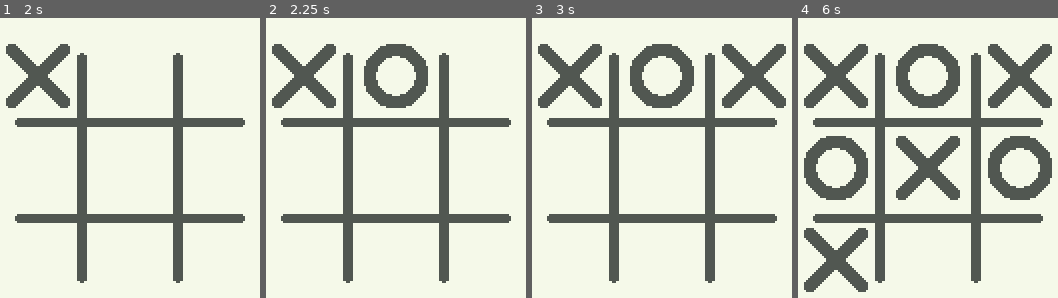
Above: before the commit, frames 1-4 (left to right).
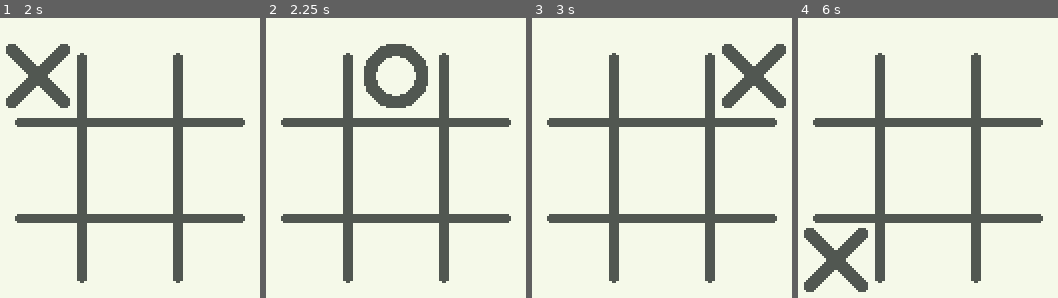
Above: after the commit, the same moments.

Repository: cnnranderson/godot-tic-tac-toe
Game: Godot game, scene res://scenes/main/MainScene.tscn
Two runs of this game, one before a commit and one after it. Both use one fixed random seed, a clock stepped at 60 frames per second and the inputs below.
Inputs (mouse positions are in pixels of both pictures, inside the frame that each line leads up to):
- Up to frame 1 (2 s): click "Play" at 0.5 s; tap Enter at 1.25 s; move the mouse to (39, 76) at 1.27 s; click (39, 76) at 1.42 s
- Up to frame 2 (2.25 s): tap R (reset_game, bound only after the commit) at 2 s; move the mouse to (396, 76) at 2.02 s; click (396, 76) at 2.17 s
- Up to frame 3 (3 s): tap R (reset_game, bound only after the commit) at 2.75 s; move the mouse to (753, 76) at 2.77 s; click (753, 76) at 2.92 s
- Up to frame 4 (6 s): tap R (reset_game, bound only after the commit) at 3.5, 4.25, 4.9, 5.75 s; move the mouse to (837, 169) at 3.52 s; click (837, 169) at 3.67 s; move the mouse to (928, 169) at 4.27 s; click (928, 169) at 4.42 s; move the mouse to (1019, 169) at 5.02 s; click (1019, 169) at 5.17 s; move the mouse to (837, 258) at 5.77 s; click (837, 258) at 5.92 s

Frame 1 is identical in both runs. In frame 2, 2.7% of the frame differs, in the area x 2-27%, y 9-33%; in frame 3, 5.6%; in frame 4, 17%, in the area x 2-98%, y 9-65%.

Commit message:
All win conditions, and reset game state

Diff:
--- a/entities/grid/GameGrid.gd
+++ b/entities/grid/GameGrid.gd
@@ -5,8 +5,10 @@
 func _ready():
 	_init_grid()
 	Events.connect("tile_placed", self, "_Event_tile_placed")
+	Events.connect("game_reset", self, "_Event_game_reset")
 
 func _init_grid():
+	grid = []
 	for i in range(3):
 		grid.append([])
 		for _j in range(3):
@@ -29,6 +31,24 @@
 			Events.emit_signal("game_won", last_tile)
 			return
 
+	# Check Diagonals
+	for i in range(3):
+		if grid[i][i] != last_tile:
+			break
+		elif i == 2:
+			Events.emit_signal("game_won", last_tile)
+			return
+
+	for i in range(3):
+		if grid[i][2-i] != last_tile:
+			break
+		elif i == 2:
+			Events.emit_signal("game_won", last_tile)
+			return
+
+func _Event_game_reset():
+	_init_grid()
+
 func _Event_tile_placed(tile, coordinate):
 	grid[coordinate.y][coordinate.x] = tile
 	_check_win(tile, coordinate)
--- a/entities/grid/GridTile.gd
+++ b/entities/grid/GridTile.gd
@@ -7,12 +7,12 @@
 export(String) var tile = ""
 
 func _ready():
+	_init_tile()
+	Events.connect("game_reset", self, "_Event_game_reset")
+
+func _init_tile():
 	$Sprite.visible = false
-
-func _on_Tile_input_event(viewport, event, shape_idx):
-	if event is InputEventMouseButton:
-		if event.button_index == 1 and event.pressed == true:
-			set_tile(GameState.current_player)
+	tile = ""
 
 func set_tile(tile_type):
 	# Short circuit if tile is already taken
@@ -27,3 +27,11 @@
 		"x": $Sprite.texture = x_sprite
 		"o": $Sprite.texture = o_sprite
 		_: $Sprite.visible = false
+
+func _on_Tile_input_event(viewport, event, shape_idx):
+	if event is InputEventMouseButton:
+		if event.button_index == 1 and event.pressed == true:
+			set_tile(GameState.current_player)
+
+func _Event_game_reset():
+	_init_tile()
--- a/project.godot
+++ b/project.godot
@@ -46,6 +46,11 @@
 "events": [ Object(InputEventKey,"resource_local_to_scene":false,"resource_name":"","device":0,"alt":false,"shift":false,"control":false,"meta":false,"command":false,"pressed":false,"scancode":16777217,"unicode":0,"echo":false,"script":null)
  ]
 }
+reset_game={
+"deadzone": 0.5,
+"events": [ Object(InputEventKey,"resource_local_to_scene":false,"resource_name":"","device":0,"alt":false,"shift":false,"control":false,"meta":false,"command":false,"pressed":false,"scancode":82,"unicode":0,"echo":false,"script":null)
+ ]
+}
 
 [physics]
 
--- a/scenes/game/GameScene.gd
+++ b/scenes/game/GameScene.gd
@@ -2,7 +2,17 @@
 
 func _ready():
 	Events.connect("game_won", self, "_Event_game_won")
+	Events.connect("game_reset", self, "_Event_game_reset")
+
+func _process(_delta):
+	if Input.is_action_pressed("reset_game"):
+		Events.emit_signal("game_reset")
+
+func _Event_game_reset():
+	$Hud/WinLabel.visible = false
+	$Hud/WinnerLabel.visible = false
 
 func _Event_game_won(winner):
 	$Hud/WinLabel.visible = true
-	GameState.can_move = false
+	$Hud/WinnerLabel.text = "%s WINS" % winner.capitalize()
+	$Hud/WinnerLabel.visible = true
--- a/scenes/game/GameScene.tscn
+++ b/scenes/game/GameScene.tscn
@@ -6,6 +6,11 @@
 
 [sub_resource type="DynamicFont" id=1]
 size = 64
+outline_color = Color( 0.317647, 0.341176, 0.317647, 1 )
+font_data = ExtResource( 3 )
+
+[sub_resource type="DynamicFont" id=2]
+size = 48
 outline_color = Color( 0.317647, 0.341176, 0.317647, 1 )
 font_data = ExtResource( 3 )
 
@@ -25,12 +30,30 @@
 anchor_right = 0.5
 anchor_bottom = 1.0
 margin_left = -110.0
-margin_top = -70.0
+margin_top = -100.0
 margin_right = 110.0
-margin_bottom = -14.0
+margin_bottom = -44.0
 custom_fonts/font = SubResource( 1 )
 custom_colors/font_color = Color( 0.317647, 0.341176, 0.317647, 1 )
 text = "Tic Tac Toe!"
+align = 1
+__meta__ = {
+"_edit_use_anchors_": false
+}
+
+[node name="WinnerLabel" type="Label" parent="Hud"]
+visible = false
+anchor_left = 0.5
+anchor_top = 1.0
+anchor_right = 0.5
+anchor_bottom = 1.0
+margin_left = -110.0
+margin_top = -60.0
+margin_right = 110.0
+margin_bottom = -4.0
+custom_fonts/font = SubResource( 2 )
+custom_colors/font_color = Color( 0.317647, 0.341176, 0.317647, 1 )
+text = "X WINS"
 align = 1
 __meta__ = {
 "_edit_use_anchors_": false
--- a/scripts/Events.gd
+++ b/scripts/Events.gd
@@ -9,5 +9,6 @@
 """
 
 # Core Game signals
+signal game_reset
 signal game_won(winner)
 signal tile_placed(tile, coordinate)
--- a/scripts/GameState.gd
+++ b/scripts/GameState.gd
@@ -5,3 +5,11 @@
 
 func _ready():
 	pause_mode = Node.PAUSE_MODE_PROCESS
+	Events.connect("game_won", self, "_Event_game_won")
+	Events.connect("game_reset", self, "_Event_game_reset")
+
+func _Event_game_won(winner):
+	can_move = false
+
+func _Event_game_reset():
+	can_move = true
Not shown: 1 places in scenes/game/GameScene.tscn that only renumber resources
